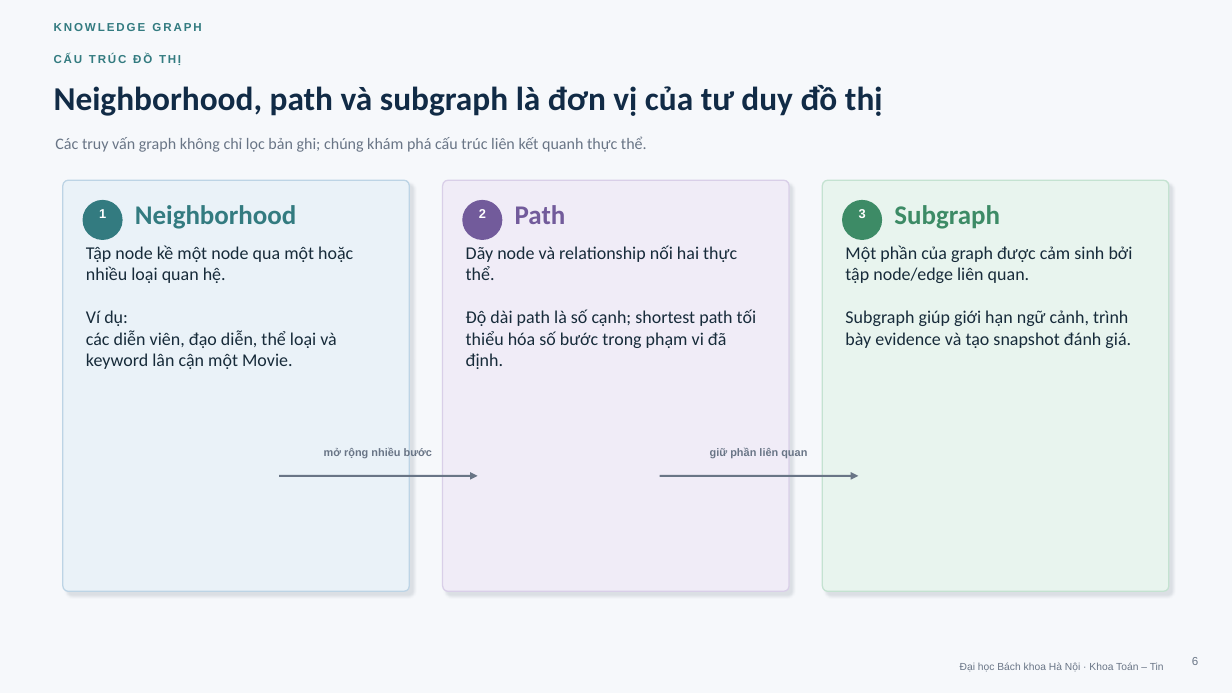
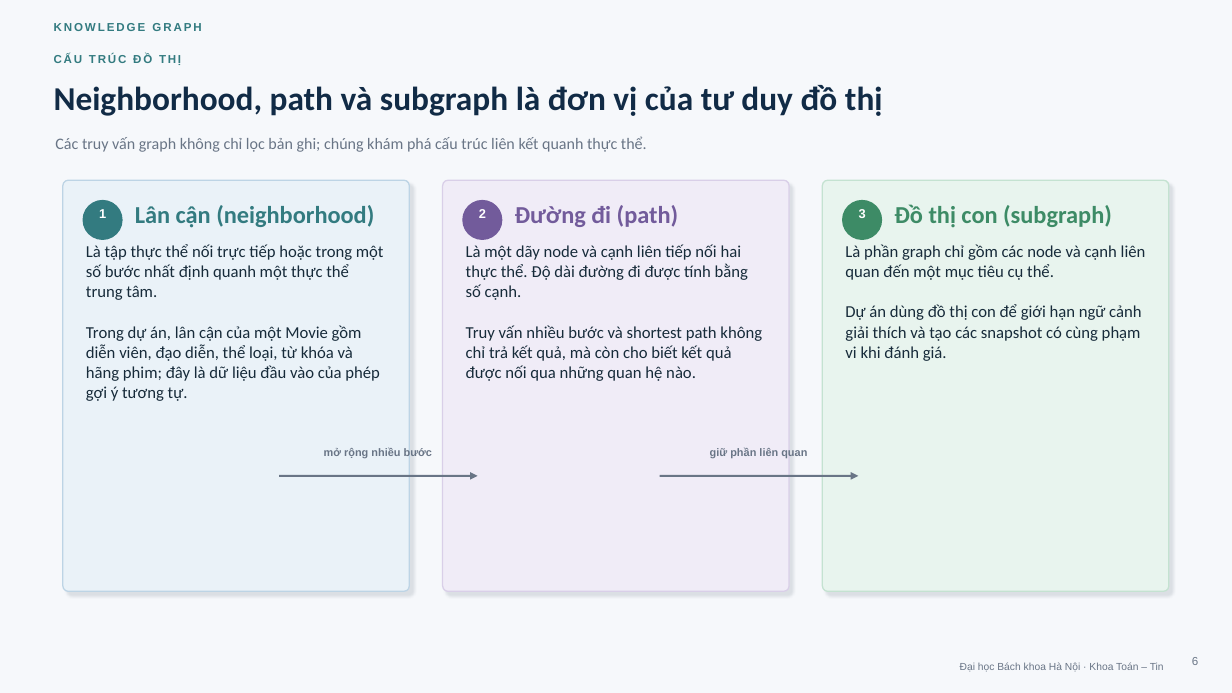
Before and after one commit to khanhhk/advanced_database, a slide deck: slide 6 of docs/deliverables/slide/movie_knowledge_graph_defense.pptx. Drawn at 1232x693 pixels with LibreOffice and Linux fonts; fonts in the diff are those of the drawing. Boxes give left, top, right and bottom in pixels: in the first picture for what was removed or moved away, otherwise in the second. Text is boxed around its words. In the diff, an @@ line names an element or a change of style, - is before the commit and + after.

```diff
--- a/docs/deliverables/slide/movie_knowledge_graph_defense.pptx
+++ b/docs/deliverables/slide/movie_knowledge_graph_defense.pptx
@@ text at [135,205,374,228]: text changed; size 21 to 19 pt @@
-Neighborhood
+Lân cận (neighborhood)
@@ text at [515,205,678,227]: text changed; size 21 to 19 pt @@
-Path
+Đường đi (path)
@@ text at [894,204,1112,227]: text changed; size 21 to 19 pt @@
-Subgraph
+Đồ thị con (subgraph)
@@ text at [86,244,384,401]: text changed; size 14 to 13 pt @@
-Tập node kề một node qua một hoặc nhiều loại quan hệ.
-Ví dụ:
-các diễn viên, đạo diễn, thể loại và keyword lân cận một Movie.
+Là tập thực thể nối trực tiếp hoặc trong một số bước nhất định quanh một thực thể trung tâm.
+Trong dự án, lân cận của một Movie gồm diễn viên, đạo diễn, thể loại, từ khóa và hãng phim; đây là dữ liệu đầu vào của phép gợi ý tương tự.
@@ text at [466,244,762,381]: text changed; size 14 to 13 pt @@
-Dãy node và relationship nối hai thực thể.
-Độ dài path là số cạnh; shortest path tối thiểu hóa số bước trong phạm vi đã định.
+Là một dãy node và cạnh liên tiếp nối hai thực thể. Độ dài đường đi được tính bằng số cạnh.
+Truy vấn nhiều bước và shortest path không chỉ trả kết quả, mà còn cho biết kết quả được nối qua những quan hệ nào.
@@ text at [845,244,1146,361]: text changed; size 14 to 13 pt @@
-Một phần của graph được cảm sinh bởi tập node/edge liên quan.
-Subgraph giúp giới hạn ngữ cảnh, trình bày evidence và tạo snapshot đánh giá.
+Là phần graph chỉ gồm các node và cạnh liên quan đến một mục tiêu cụ thể.
+Dự án dùng đồ thị con để giới hạn ngữ cảnh giải thích và tạo các snapshot có cùng phạm vi khi đánh giá.
```
Also in this commit, not shown: 18 other slides changed, 4 other files.
